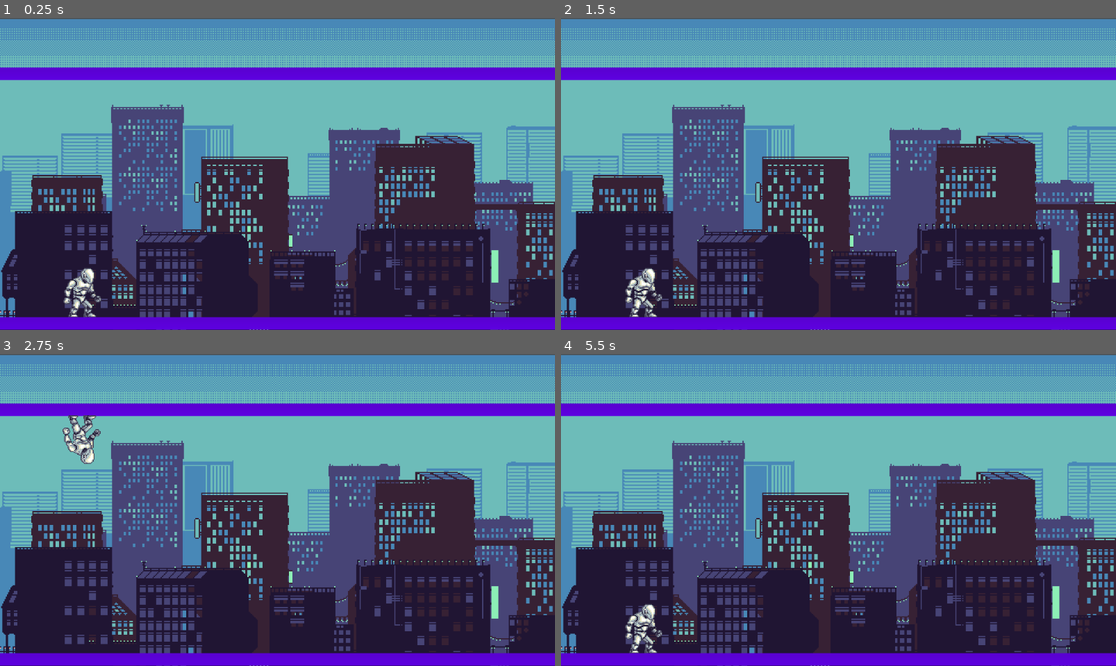
Above: before the commit, frames 1-4 (two rows, left to right).
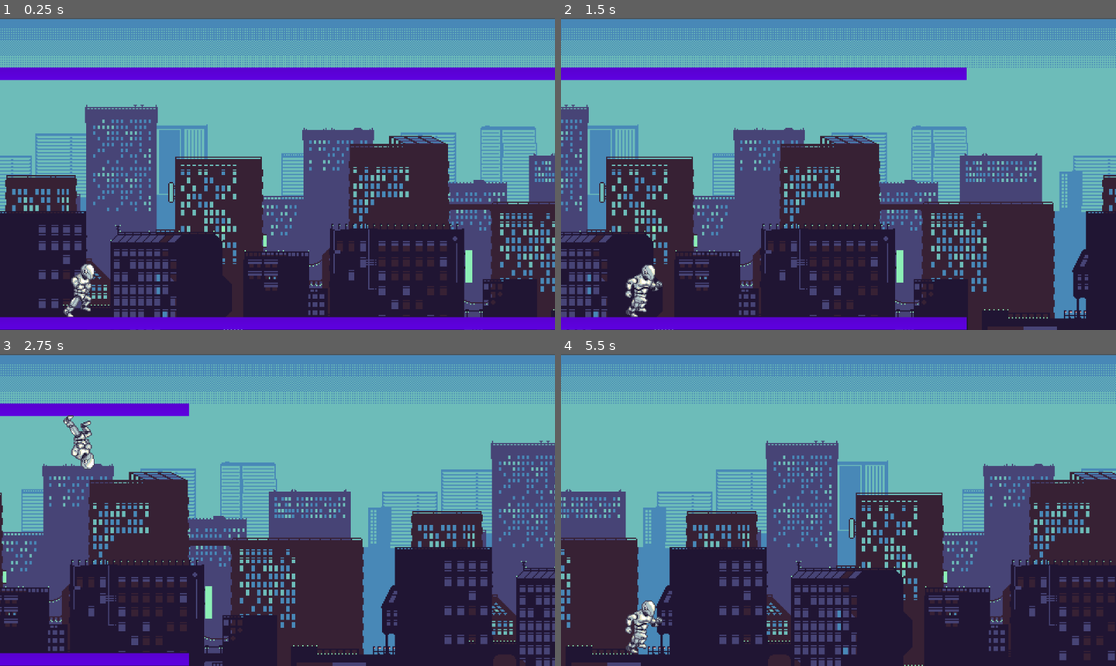
Above: after the commit, the same moments.

Repository: Diviyan20/Endless-Runner
Game: Godot game, scene res://Scenes/Main Map.tscn
Two runs of this game, one before a commit and one after it. Both use one fixed random seed, a clock stepped at 60 frames per second and the inputs below. This scene is started directly instead of the project's main scene.
Inputs:
- Up to frame 1 (0.25 s): no input
- Up to frame 2 (1.5 s): tap Enter (ui_accept) at 0.5, 0.77 s
- Up to frame 3 (2.75 s): tap Enter (ui_accept) at 1.52 s
- Up to frame 4 (5.5 s): tap Enter (ui_accept) at 3.02, 3.77, 4.52 s

The runs differ from the first frame. In frame 1, 29% of the frame differs, in the area x 0-100%, y 3-100%; in frame 2, 41%; in frame 3, 47%; in frame 4, 54%.

Commit message:
Player Movement

Diff:
--- a/Scenes/Main Map.tscn
+++ b/Scenes/Main Map.tscn
@@ -1,11 +1,13 @@
-[gd_scene load_steps=5 format=3 uid="uid://bl4sex851qng4"]
+[gd_scene load_steps=6 format=3 uid="uid://bl4sex851qng4"]
 
+[ext_resource type="Script" uid="uid://c4o35k0qgol1i" path="res://Scripts/Main_Map/main_map.gd" id="1_rkqr0"]
 [ext_resource type="PackedScene" uid="uid://b6mv7k8i1r4np" path="res://Scenes/background.tscn" id="1_rosm5"]
 [ext_resource type="PackedScene" uid="uid://b3pufbef10eg1" path="res://Scenes/ground.tscn" id="2_rlthf"]
 [ext_resource type="PackedScene" uid="uid://dq4srb6ui0oa" path="res://Scenes/player.tscn" id="3_0vog1"]
 [ext_resource type="Script" uid="uid://hxy2h2c0vani" path="res://Scripts/Player/player_movement.gd" id="4_teiu1"]
 
 [node name="Node" type="Node"]
+script = ExtResource("1_rkqr0")
 
 [node name="bg" parent="." instance=ExtResource("1_rosm5")]
 
--- a/Scenes/player.tscn
+++ b/Scenes/player.tscn
@@ -152,8 +152,8 @@
 texture_filter = 1
 scale = Vector2(3, 3)
 sprite_frames = SubResource("SpriteFrames_wpjfl")
-animation = &"Idle"
-autoplay = "Idle"
+animation = &"Run"
+autoplay = "Run"
 
 [node name="CollisionShape2D" type="CollisionShape2D" parent="."]
 position = Vector2(0, 9)
--- /dev/null
+++ b/Scenes/spikes.tscn
@@ -0,0 +1,14 @@
+[gd_scene load_steps=2 format=3 uid="uid://cgbubbva3dipc"]
+
+[ext_resource type="Texture2D" uid="uid://cedrf36niudqn" path="res://Assets/Obstacles/4 Conjoined Spikes.png" id="1_a5dqs"]
+
+[node name="Spikes" type="Area2D"]
+
+[node name="Sprite2D" type="Sprite2D" parent="."]
+texture_filter = 1
+scale = Vector2(2, 2)
+texture = ExtResource("1_a5dqs")
+
+[node name="CollisionPolygon2D" type="CollisionPolygon2D" parent="."]
+scale = Vector2(2, 2)
+polygon = PackedVector2Array(-12.5, -4.5, -20.5, 3.5, -20.5, 4.5, 20.5, 4.5, 20.5, 3.5, 12.5, -4.5)
--- /dev/null
+++ b/Scripts/Main_Map/main_map.gd
@@ -0,0 +1,24 @@
+extends Node
+
+const PLAYER_START_POS: = Vector2i(288,936)
+const CAM_START_POS: = Vector2i(960, 536)
+
+var speed : float
+const START_SPEED: float = 10.0
+const MAX_SPEED: int = 25
+
+func _ready():
+	new_game()
+	pass
+
+func new_game():
+	$Player.position = PLAYER_START_POS
+	$Player.velocity = Vector2i(0,0)
+	$Camera2D.position = CAM_START_POS
+	pass
+
+func _process(delta):
+	speed = START_SPEED
+	$Player.position.x += speed
+	$Camera2D.position.x += speed
+	pass
Binary file added: Assets/Obstacles/4 Conjoined Spikes.png
Not shown, added: Assets/Obstacles/4 Conjoined Spikes.png.import
Not shown, added: Scripts/Main_Map/main_map.gd.uid
